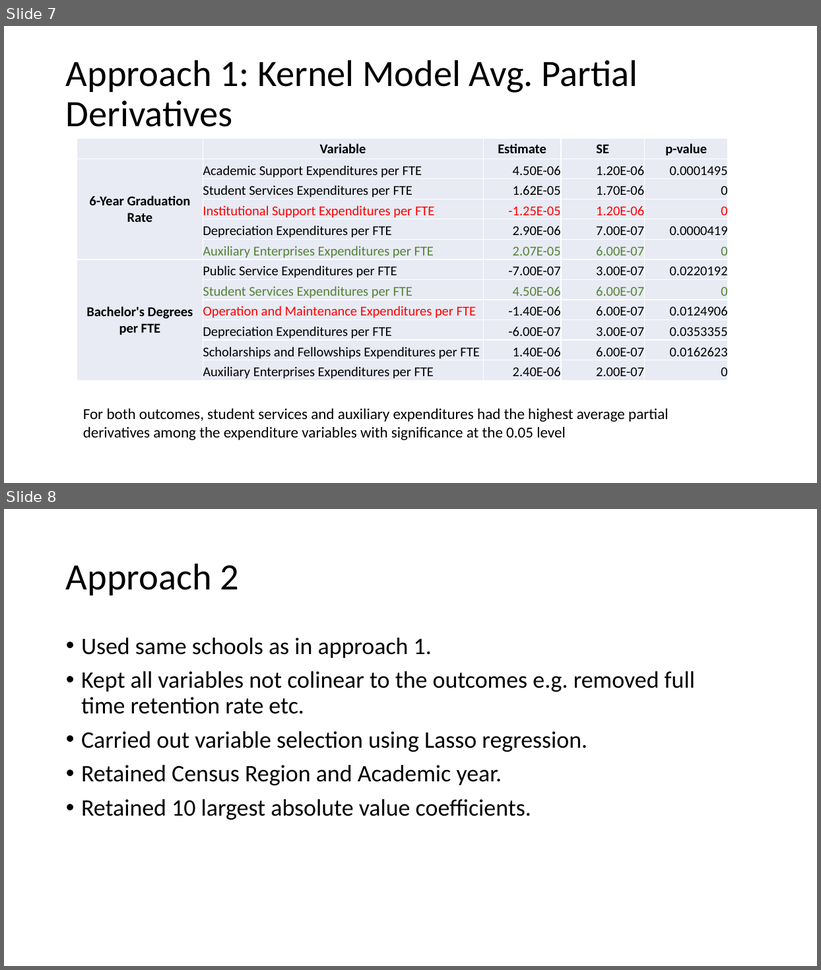
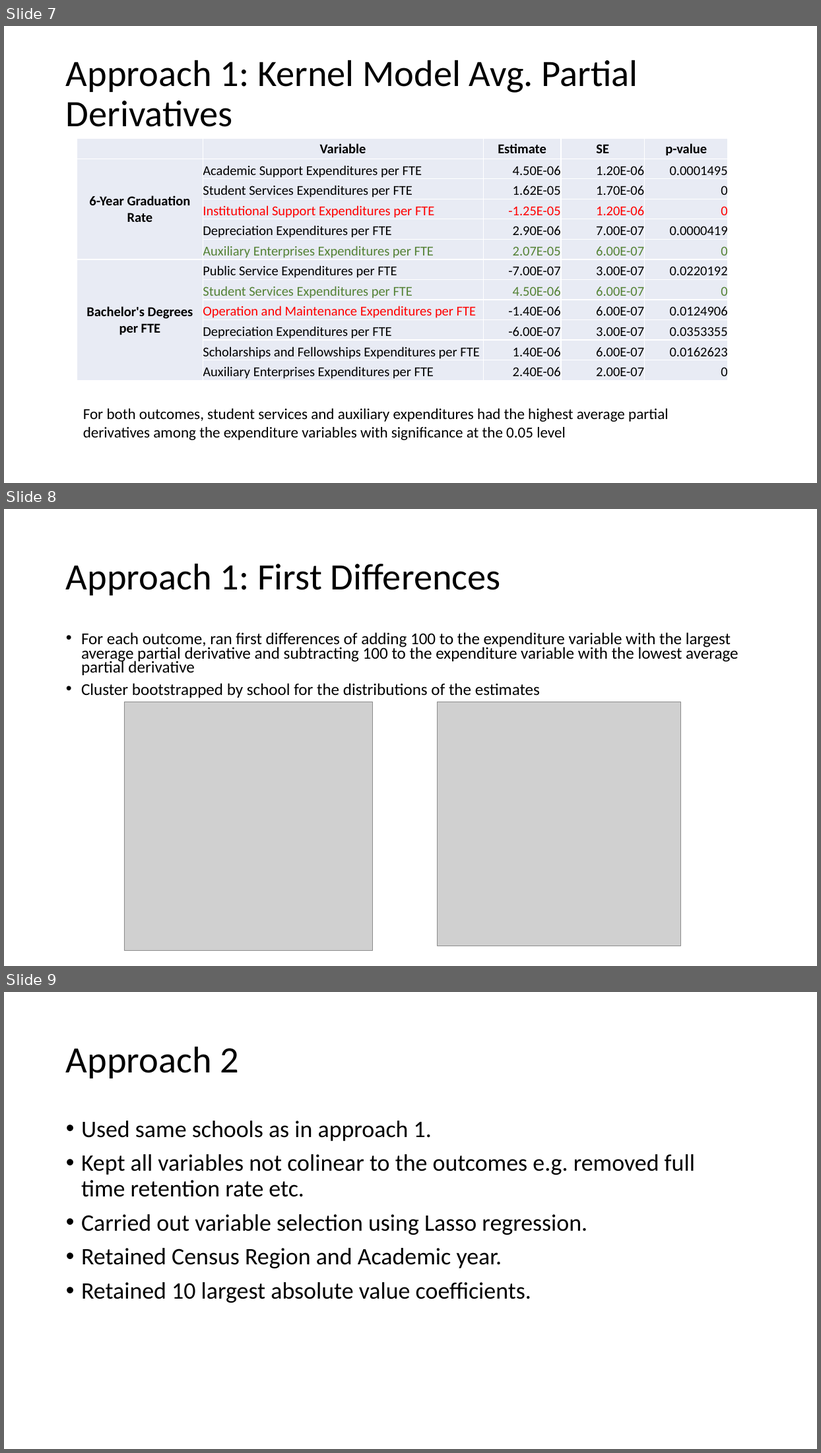
Before and after one commit to duncan-clark/DeltaCostProject_DataAnalysis, a slide deck: reports/18_03_13 Presentation.pptx. Shown one above the other, each under a label of ours: slides 7 and 8 before the commit, slides 7, 8 and 9 after it. The pictures are 821x970 and 821x1453 pixels, drawn with LibreOffice and Linux fonts; fonts in the diff are those of the drawing; grey boxes stand for pictures. Boxes give left, top, right and bottom in pixels: in the first picture for what was removed or moved away, otherwise in the second. Text is boxed around its words. In the diff, an @@ line names an element or a change of style, - is before the commit and + after.

Commit message:
edited slides

```diff
--- a/reports/18_03_13 Presentation.pptx
+++ b/reports/18_03_13 Presentation.pptx
@@ slide 8 added at box(4, 509, 817, 966), background #FFFFFF @@
@@ title added at box(66, 563, 501, 595), 44 pt, text #000000 @@
+Approach 1: First Differences
@@ text added at box(81, 632, 738, 698), 19.6 pt, text #000000 @@
+• For each outcome, ran first differences of adding 100 to the expenditure variable with the largest average partial derivative and subtracting 100 to the expenditure variable with the lowest average partial derivative
+• Cluster bootstrapped by school for the distributions of the estimates
@@ picture added at box(124, 702, 373, 951) @@
@@ picture added at box(437, 702, 681, 947) @@
@@ what was slide 8 is now slide 9 @@
```
